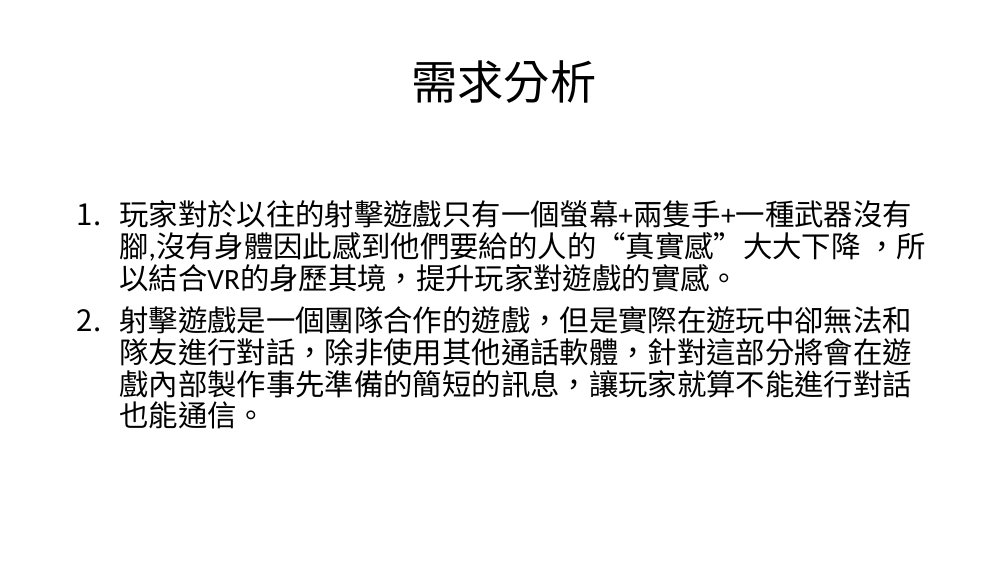
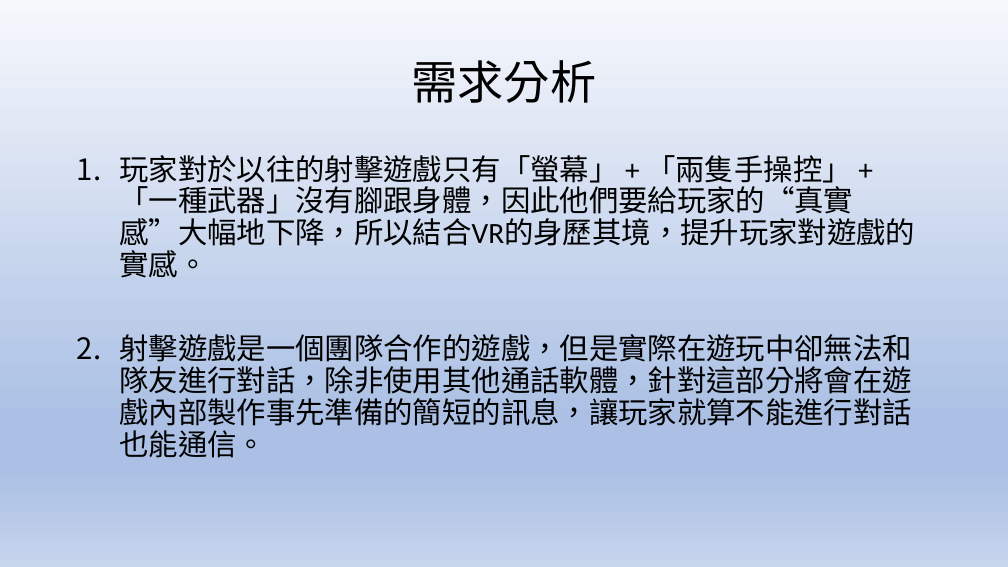
Before and after one commit to kewen0604/107_SE_Team2, a slide deck: slide 6 of 軟體工程期末專題報告.pptx. Drawn at 1008x567 pixels with LibreOffice and Linux fonts; fonts in the diff are those of the drawing. Boxes give left, top, right and bottom in pixels: in the first picture for what was removed or moved away, otherwise in the second. Text is boxed around its words. In the diff, an @@ line names an element or a change of style, - is before the commit and + after.

```diff
--- a/軟體工程期末專題報告.pptx
+++ b/軟體工程期末專題報告.pptx
@@ background #FFFFFF to gradient #F6F8FC to #ABC0E4 to #C7D5ED @@
@@ text at (x1=119, y1=155, x2=915, y2=278): text changed @@
-1. 玩家對於以往的射擊遊戲只有一個螢幕+兩隻手+一種武器沒有腳,沒有身體因此感到他們要給的人的“真實感”大大下降 ，所以結合VR的身歷其境，提升玩家對遊戲的實感。
+1. 玩家對於以往的射擊遊戲只有「螢幕」 + 「兩隻手操控」 + 「一種武器」沒有腳跟身體，因此他們要給玩家的“真實感”大幅地下降，所以結合VR的身歷其境，提升玩家對遊戲的實感。
```
Also in this commit, not shown: 16 other slides changed.
